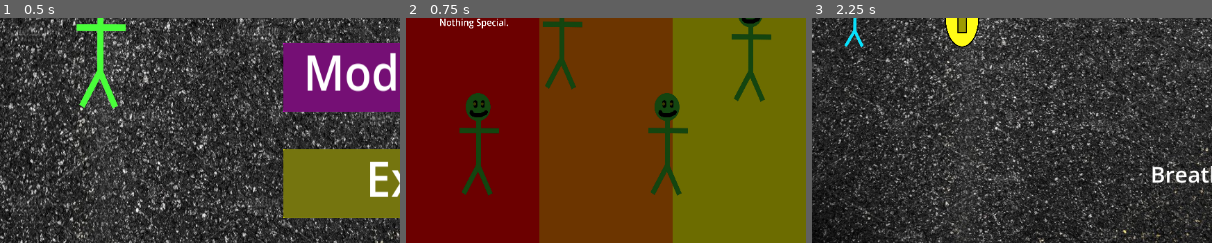
Above: before the commit, frames 1-3 (left to right).
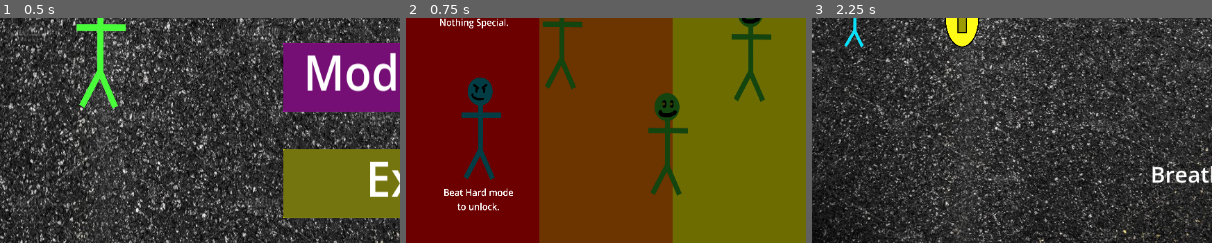
Above: after the commit, the same moments.

Repository: iiAzui/IDK-Tag-2-The-Infection
Game: Godot game, scene res://main_menu.tscn
Same seed, same stepped clock (60 frames per second), same inputs: the game is played once before the commit and once after it.
Inputs:
- Up to frame 1 (0.5 s): no input
- Up to frame 2 (0.75 s): click "Modifiers" at 0.5 s
- Up to frame 3 (2.25 s): click "Back" at 1.25 s; click "Play!" at 2 s
The pictures show only the part of the screen within x 0-50%, y 50-100%; the shares and areas given below are measured in that part.

Frame 1 is identical in both runs. In frame 2, 2.8% of the frame differs, in the area x 9-27%, y 26-86%; in frame 3, nothing differs.

Commit message:
Conner Finished up

Diff:
--- a/Scripts/inbetween.gd
+++ b/Scripts/inbetween.gd
@@ -11,6 +11,7 @@
 			get_node("Tagged").visible = false
 			if Global.mode == 3:
 				Global.Unlocks[7] = 1
+				Global.Unlocks[1] = 1
 
 		2:
 			get_node("You Win").visible = false
--- a/Scripts/main_menu.gd
+++ b/Scripts/main_menu.gd
@@ -19,6 +19,7 @@
 		file.close()
 
 
+
 func _on_play_pressed() -> void:
 	get_tree().change_scene_to_file("res://BaseLevel.tscn")
 
--- a/Scripts/settings.gd
+++ b/Scripts/settings.gd
@@ -1,7 +1,7 @@
 extends Node2D
 
 var index = 0
-var unlocks = ["Bob","2","3","4","5","6","Redson","Bill","9","10","11","12"]
+var unlocks = ["Bob","Conner","3","4","5","6","Redson","Bill","9","10","11","12"]
 # Called when the node enters the scene tree for the first time.
 func _ready() -> void:
 	print(Global.Unlocks)
@@ -68,7 +68,9 @@
 
 
 func _on_2_bttn_pressed() -> void:
-	pass # Replace with function body.
+	Global.Player = "Conner"
+	%PB.position = get_node("Conner").position
+	Global.PBPos = %PB.position
 
 
 func _on_3_bttn_pressed() -> void:
--- a/settings.tscn
+++ b/settings.tscn
@@ -1,7 +1,8 @@
-[gd_scene load_steps=11 format=3 uid="uid://cmr5ek6ub50xq"]
+[gd_scene load_steps=13 format=3 uid="uid://cmr5ek6ub50xq"]
 
 [ext_resource type="Script" uid="uid://b7oued5ecdg7g" path="res://Scripts/settings.gd" id="1_x2hje"]
 [ext_resource type="Texture2D" uid="uid://ccuxiimn1ex0e" path="res://Players/Bob/Bob1.png" id="2_gc0em"]
+[ext_resource type="Texture2D" uid="uid://c37y6mg1qjeer" path="res://Players/Conner/Conner1.png" id="3_71mqq"]
 [ext_resource type="Texture2D" uid="uid://caooqr8dmm372" path="res://Bullies/Redson/Redson1.png" id="3_cj1lu"]
 [ext_resource type="Texture2D" uid="uid://c563756r5mpl0" path="res://coinjunk/coinbox.png" id="4_71mqq"]
 [ext_resource type="Texture2D" uid="uid://stef01v4wmxx" path="res://Bullies/Classic/Bill1.png" id="4_cj1lu"]
@@ -10,6 +11,9 @@
 font_size = 48
 
 [sub_resource type="LabelSettings" id="LabelSettings_3j6r5"]
+font_size = 64
+
+[sub_resource type="LabelSettings" id="LabelSettings_6mhpt"]
 font_size = 64
 
 [sub_resource type="LabelSettings" id="LabelSettings_3lj6o"]
@@ -175,33 +179,42 @@
 offset_right = 40.0
 offset_bottom = 23.0
 
-[node name="2" type="Sprite2D" parent="."]
+[node name="Conner" type="Sprite2D" parent="."]
 self_modulate = Color(0.270222, 0.270222, 0.270222, 1)
-position = Vector2(104, 448)
-scale = Vector2(0.2, 0.2)
-texture = ExtResource("2_gc0em")
-
-[node name="2Bttn" type="Button" parent="2"]
-self_modulate = Color(1, 1, 1, 0)
-offset_left = -160.0
-offset_top = -360.0
-offset_right = 160.0
-offset_bottom = 360.0
-
-[node name="Label" type="Label" parent="2"]
-offset_left = -240.0
-offset_top = 360.0
-offset_right = 219.0
-offset_bottom = 539.0
-text = "Bob.
-Starter Runner.
-Nothing Special."
-label_settings = SubResource("LabelSettings_3j6r5")
-horizontal_alignment = 1
-
-[node name="UnlockText" type="Label" parent="2"]
-offset_right = 40.0
-offset_bottom = 23.0
+position = Vector2(107, 428)
+scale = Vector2(0.2, 0.2)
+texture = ExtResource("3_71mqq")
+
+[node name="ConnerBttn" type="Button" parent="Conner"]
+self_modulate = Color(1, 1, 1, 0)
+offset_left = -160.0
+offset_top = -360.0
+offset_right = 160.0
+offset_bottom = 360.0
+
+[node name="Label" type="Label" parent="Conner"]
+offset_left = -480.0
+offset_top = 345.0
+offset_right = 500.0
+offset_bottom = 615.0
+text = "Conner.
+Sprinter.
+Fast but can only go 1 direction.
+Breathes 2x more."
+label_settings = SubResource("LabelSettings_3j6r5")
+horizontal_alignment = 1
+
+[node name="UnlockText" type="Label" parent="Conner"]
+visible = false
+offset_left = -265.0
+offset_top = 370.0
+offset_right = 239.0
+offset_bottom = 640.0
+text = "Beat Hard mode
+to unlock.
+"
+label_settings = SubResource("LabelSettings_6mhpt")
+horizontal_alignment = 1
 
 [node name="3" type="Sprite2D" parent="."]
 self_modulate = Color(0.270588, 0.270588, 0.270588, 1)
@@ -351,7 +364,6 @@
 texture = ExtResource("4_cj1lu")
 
 [node name="UnlockText" type="Label" parent="Bill"]
-visible = false
 offset_left = -260.0
 offset_top = 265.0
 offset_right = 300.0
@@ -363,6 +375,7 @@
 horizontal_alignment = 1
 
 [node name="Label" type="Label" parent="Bill"]
+visible = false
 offset_left = -395.0
 offset_top = 285.0
 offset_right = 370.0
@@ -524,7 +537,7 @@
 [connection signal="pressed" from="Normal" to="." method="_on_normal_pressed"]
 [connection signal="pressed" from="Hard" to="." method="_on_hard_pressed"]
 [connection signal="pressed" from="Bob/BobBttn" to="." method="_on_bob_bttn_pressed"]
-[connection signal="pressed" from="2/2Bttn" to="." method="_on_2_bttn_pressed"]
+[connection signal="pressed" from="Conner/ConnerBttn" to="." method="_on_2_bttn_pressed"]
 [connection signal="pressed" from="3/3Bttn" to="." method="_on_3_bttn_pressed"]
 [connection signal="pressed" from="4/4Bttn" to="." method="_on_4_bttn_pressed"]
 [connection signal="pressed" from="5/5Bttn" to="." method="_on_5_bttn_pressed"]
